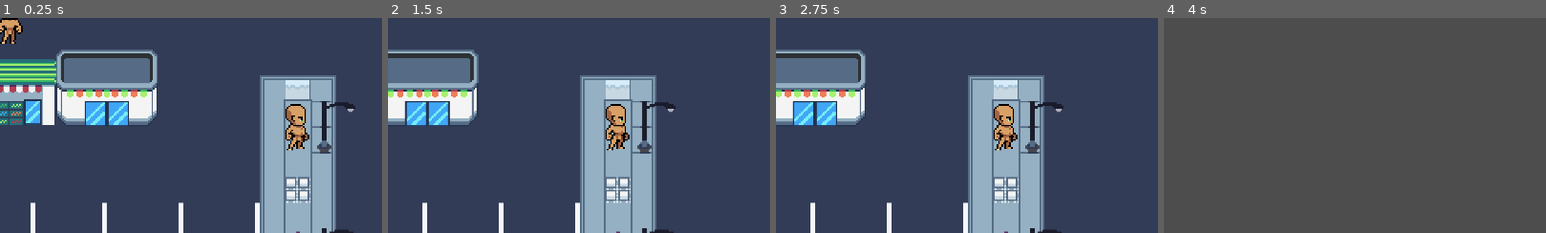
Above: before the commit, frames 1-4 (left to right).
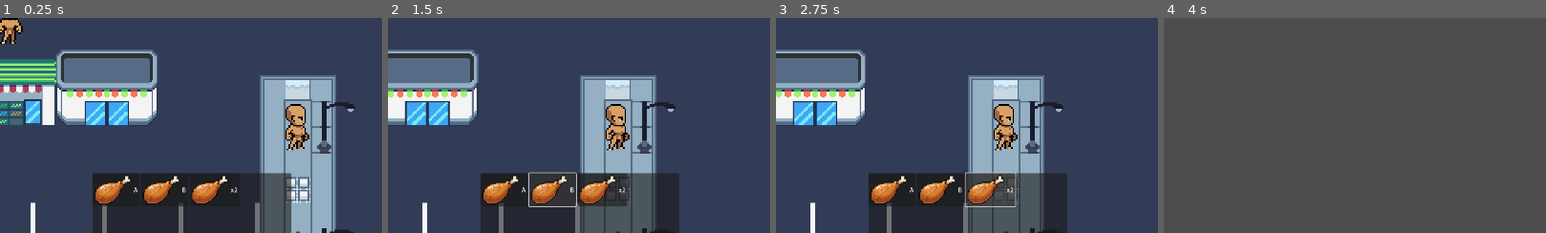
Above: after the commit, the same moments.

Repository: hoaxnt/envelhope-beta
Game: Godot game, scene res://Scenes/chapters/chapter_2.tscn
The game is run twice, just before and just after one commit, with the same random seed, the same clock (stepped at 60 frames per second) and the same inputs. This scene is started directly instead of the project's main scene.
Inputs (mouse positions are % of the whole screen's width and height, from its top left):
- Up to frame 1 (0.25 s): no input
- Up to frame 2 (1.5 s): click (40, 90) at 0.5 s, where only the run after the commit has a clickable "A"; click (46, 90) at 1.25 s, where only the run after the commit has a clickable "B"
- Up to frame 3 (2.75 s): click (53, 90) at 2 s, where only the run after the commit has a clickable "x2"
- Up to frame 4 (4 s): click (92, 44) at 2.75 s; tap Enter at 3.5 s; hold Up (ui_up) from 3.53 s (still down); hold E (interact) from 3.53 s (still down)
The pictures show only the part of the screen within x 25-75%, y 50-100%; the shares and areas given below are measured in that part.

The runs differ from the first frame. In frame 1, 15% of the frame differs, in the area x 24-77%, y 72-100%; in frame 2, 14%; in frame 3, 14%; in frame 4, nothing differs.

Commit message:
feat: added inventory slot

Diff:
--- a/Scenes/hud/hud.tscn
+++ b/Scenes/hud/hud.tscn
@@ -27,6 +27,7 @@
 script = ExtResource("1_0fbou")
 
 [node name="DialogueBox" parent="." instance=ExtResource("9_nhd55")]
+visible = false
 z_index = 5
 offset_top = -250.0
 
@@ -236,5 +237,49 @@
 [node name="ObjectiveLabel" parent="Control5/MarginContainer" instance=ExtResource("11_q6mn5")]
 layout_mode = 2
 
+[node name="Panel" type="Panel" parent="."]
+custom_minimum_size = Vector2(500, 150)
+anchors_preset = 7
+anchor_left = 0.5
+anchor_top = 1.0
+anchor_right = 0.5
+anchor_bottom = 1.0
+offset_left = -20.0
+offset_top = -40.0
+offset_right = 20.0
+grow_horizontal = 2
+grow_vertical = 0
+
+[node name="GridContainer" type="GridContainer" parent="Panel"]
+layout_mode = 1
+anchors_preset = 15
+anchor_right = 1.0
+anchor_bottom = 1.0
+grow_horizontal = 2
+grow_vertical = 2
+theme_override_constants/h_separation = 4
+columns = 3
+
+[node name="Button" type="Button" parent="Panel/GridContainer"]
+layout_mode = 2
+size_flags_horizontal = 4
+size_flags_vertical = 4
+text = "A"
+icon = ExtResource("2_v7mo4")
+
+[node name="Button2" type="Button" parent="Panel/GridContainer"]
+layout_mode = 2
+size_flags_horizontal = 4
+size_flags_vertical = 4
+text = "B"
+icon = ExtResource("2_v7mo4")
+
+[node name="Button3" type="Button" parent="Panel/GridContainer"]
+layout_mode = 2
+size_flags_horizontal = 4
+size_flags_vertical = 4
+text = "x2"
+icon = ExtResource("2_v7mo4")
+
 [connection signal="pressed" from="Control3/MarginContainer/HBoxContainer/VBoxContainer/BagButton" to="." method="_on_bag_button_pressed"]
 [connection signal="pressed" from="Control3/MarginContainer/HBoxContainer/VBoxContainer/ViewQuestButton" to="." method="_on_view_quest_button_pressed"]
--- a/Scripts/autoloads/island_npc_interaction.gd
+++ b/Scripts/autoloads/island_npc_interaction.gd
@@ -8,7 +8,7 @@
 var diver_message
 
 signal dialogue_finished
-
+#	fff
 func handle_npc_interaction(npc_id: String) -> void:
 
 	match npc_id:
